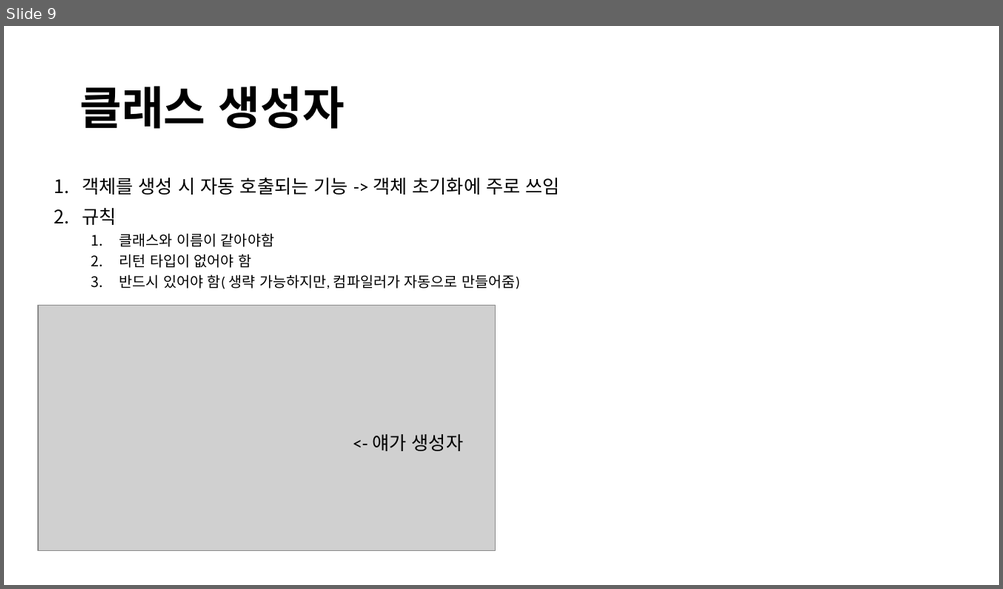
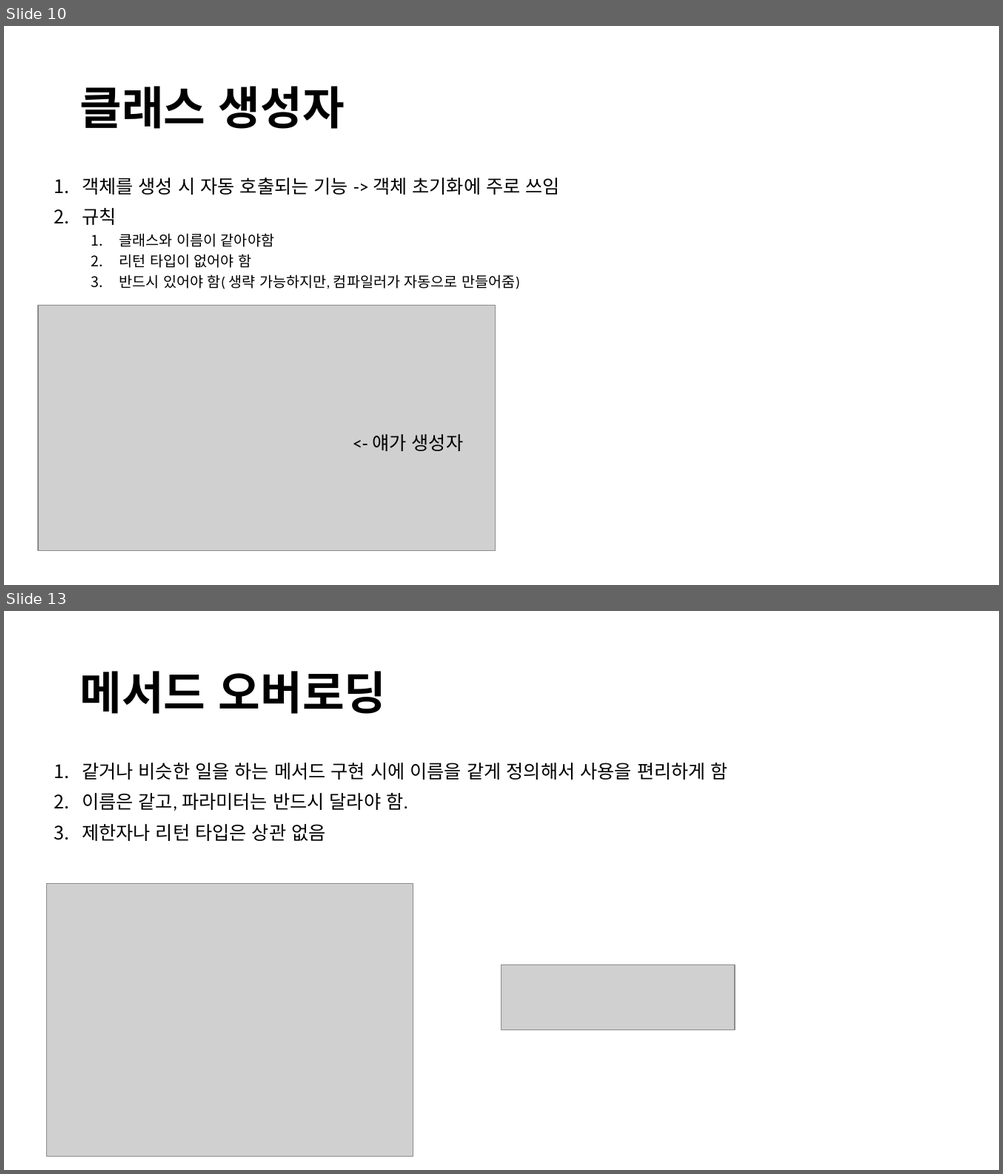
Before and after one commit to junguksim/NL_Java_Study, a slide deck: resources/NL Java 스터디 1회차.pptx. Shown one above the other, each under a label of ours: slide 9 before the commit, slides 10 and 13 after it; the slides between them are not shown. The pictures are 1003x589 and 1003x1174 pixels, drawn with LibreOffice and Linux fonts; fonts in the diff are those of the drawing; grey boxes stand for pictures. Boxes give left, top, right and bottom in pixels: in the first picture for what was removed or moved away, otherwise in the second. Text is boxed around its words. In the diff, an @@ line names an element or a change of style, - is before the commit and + after.

```diff
--- a/resources/NL Java 스터디 1회차.pptx
+++ b/resources/NL Java 스터디 1회차.pptx
@@ slide 13 added at box(4, 611, 999, 1170), background #FFFFFF @@
@@ title added at box(79, 671, 387, 714), 44 pt, text #000000, bold @@
+메서드 오버로딩
@@ text added at box(82, 763, 728, 841), 18 pt, text #000000 @@
+1. 같거나 비슷한 일을 하는 메서드 구현 시에 이름을 같게 정의해서 사용을 편리하게 함
+2. 이름은 같고, 파라미터는 반드시 달라야 함.
+3. 제한자나 리턴 타입은 상관 없음
@@ picture added at box(46, 884, 414, 1157) @@
@@ picture added at box(502, 965, 735, 1031) @@
@@ what was slide 9 is now slide 10 @@
```
Also in this commit, not shown: 3 slides changed, 3 other slides added, 9 other files.
